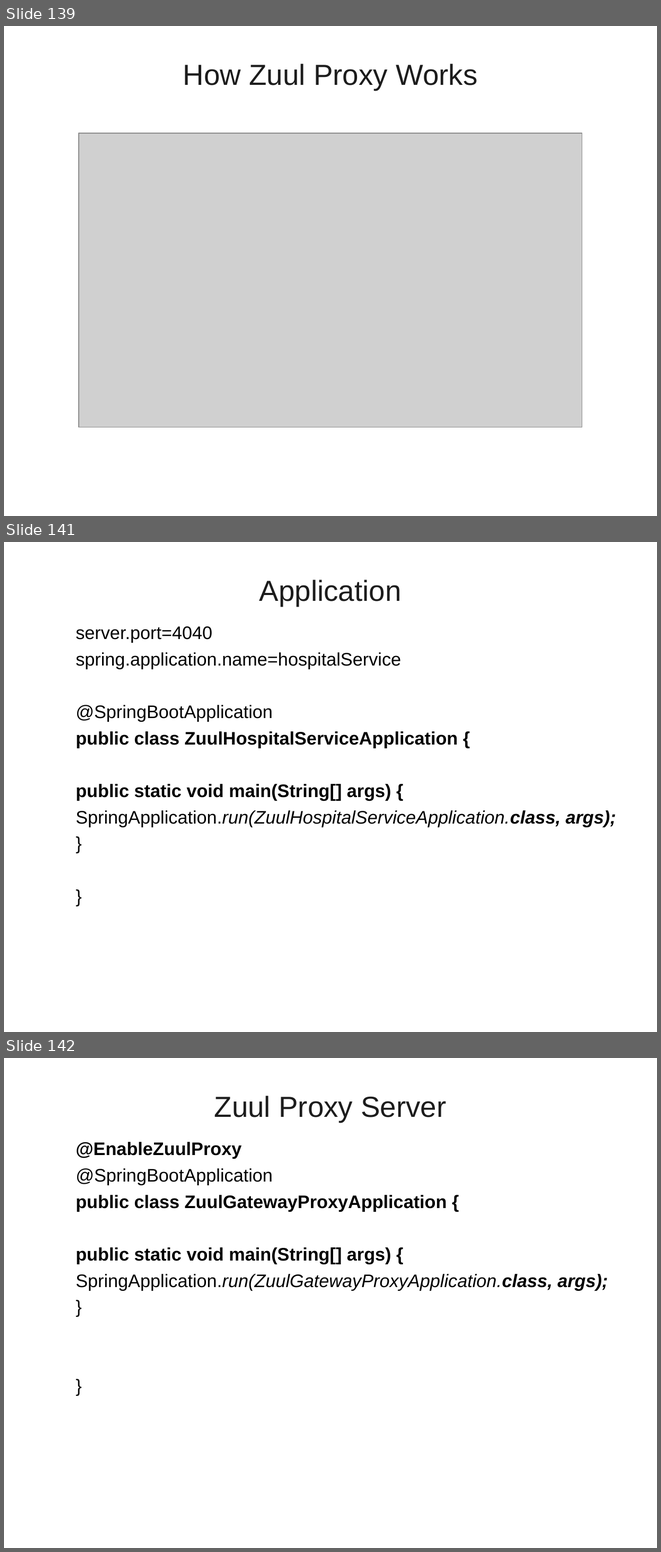
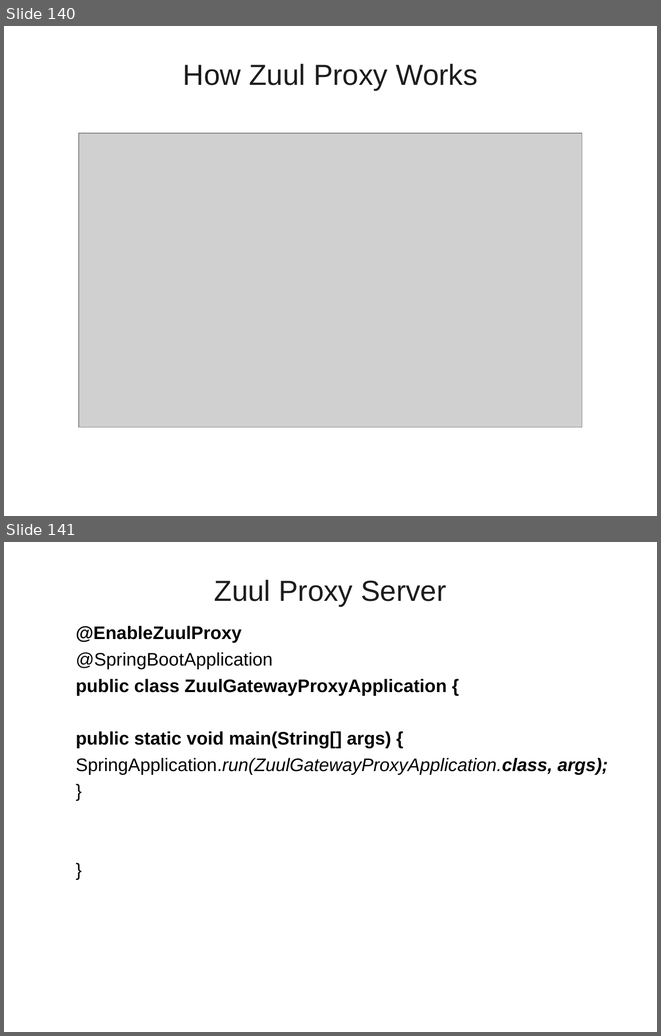
Before and after one commit to vatsank/spring_presentations, a slide deck: SpringMicroService_Module1_Ver01.ppt. Shown one above the other, each under a label of ours: slides 139, 141 and 142 before the commit, slides 140 and 141 after it; the slides between them are not shown. The pictures are 661x1552 and 661x1036 pixels, drawn with LibreOffice and Linux fonts; fonts in the diff are those of the drawing; grey boxes stand for pictures; background and template pictures are left out. Boxes give left, top, right and bottom in pixels: in the first picture for what was removed or moved away, otherwise in the second. Text is boxed around its words. In the diff, an @@ line names an element or a change of style, - is before the commit and + after.

```diff
--- a/SpringMicroService_Module1_Ver01.ppt
+++ b/SpringMicroService_Module1_Ver01.ppt
@@ slide 141 removed at bbox=[4, 542, 657, 1032], background picture (left out) @@
@@ title removed at bbox=[259, 580, 402, 606] @@
-Application
@@ text removed at bbox=[76, 626, 616, 827] @@
-  server.port=4040
-  spring.application.name=hospitalService
-  @SpringBootApplication
-  public class ZuulHospitalServiceApplication {
-  public static void main(String[] args) {
-  SpringApplication.run(ZuulHospitalServiceApplication.class, args);
-  }
-  }
@@ what was slide 139 is now slide 140 @@
@@ what was slide 142 is now slide 141 @@
```
Also in this commit, not shown: 6 slides changed, 5 slides added, 1 other slide removed, 2 other files.
